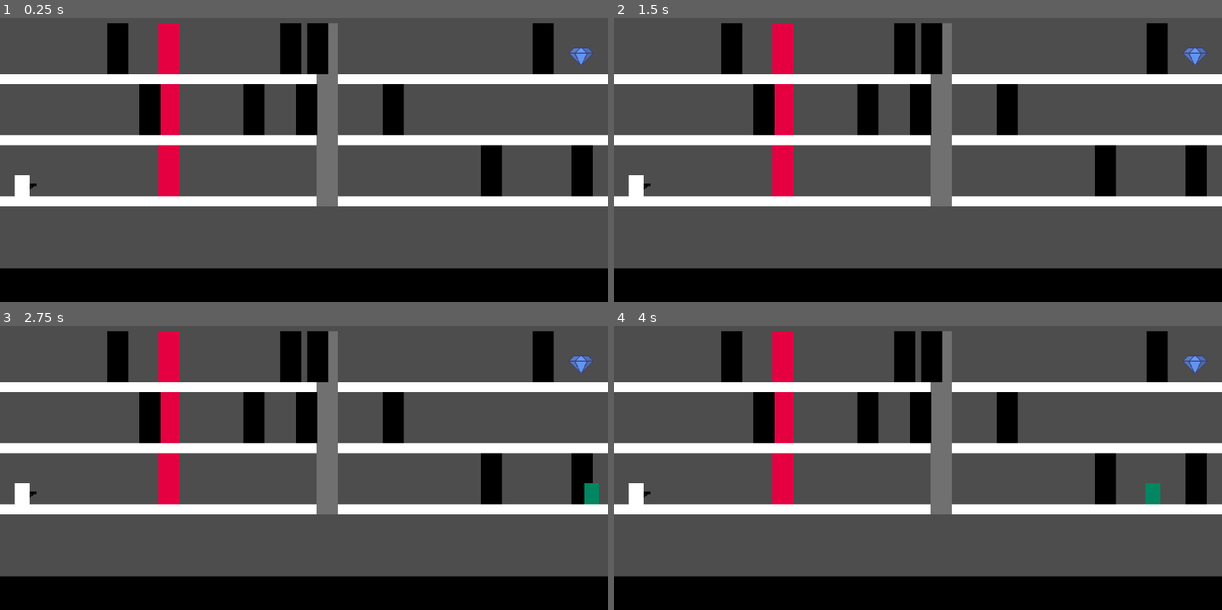
Above: before the commit, frames 1-4 (two rows, left to right).
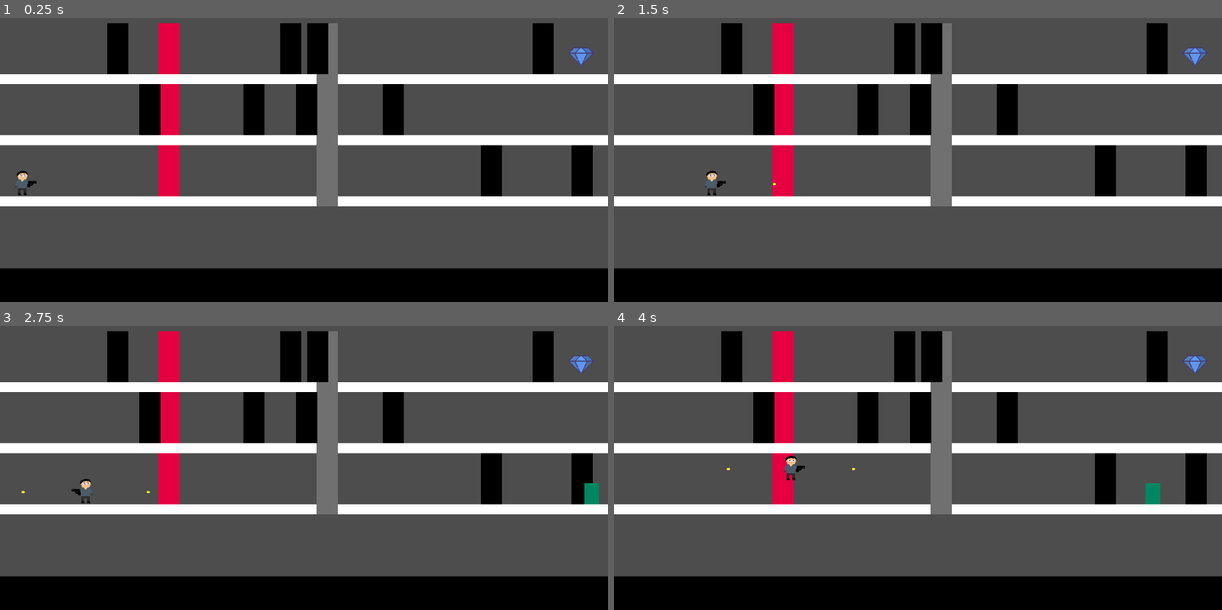
Above: after the commit, the same moments.

Repository: Colonelpanic0/Heist
Game: Godot game, scene res://Scenes/playablenew.tscn
The game is run twice, just before and just after one commit, with the same random seed, the same clock (stepped at 60 frames per second) and the same inputs.
Inputs:
- Up to frame 1 (0.25 s): no input
- Up to frame 2 (1.5 s): tap Enter at 0.5 s; hold D (Right) from 0.53 s (still down); tap 2 (Fire) at 0.6 s; tap 1 (Jump) at 0.77 s; tap Space (Start) at 1.35 s
- Up to frame 3 (2.75 s): tap 1 (Jump) at 1.52 s; release D (Right) at 2.03 s; hold A (Left) from 2.03 s (still down); tap 2 (Fire) at 2.1 s
- Up to frame 4 (4 s): release A (Left) at 2.78 s; hold D (Right) from 2.78 s (still down); tap Space (Start) at 2.85 s; tap 1 (Jump) at 3.02, 3.77 s; tap 2 (Fire) at 3.6 s

The runs differ from the first frame. In frame 1, 0.2% of the frame differs, in the area x 2-7%, y 53-63%; in frame 2, 0.3%; in frame 3, 0.3%; in frame 4, 0.4%, in the area x 2-40%, y 45-63%.
Error before the commit: Invalid assignment of property or key 'flip_h' with value of type 'bool' on a base object of type 'Nil'. (res://Scripts/player.gd:27)

Commit message:
Player Sprite
Added player sprite to player scene

Diff:
--- a/heist/Scenes/Player.tscn
+++ b/heist/Scenes/Player.tscn
@@ -1,25 +1,33 @@
-[gd_scene load_steps=5 format=3 uid="uid://cp2fklmpdt0mk"]
+[gd_scene load_steps=7 format=3 uid="uid://cp2fklmpdt0mk"]
 
 [ext_resource type="Script" uid="uid://bslnuks1opjgj" path="res://Scripts/player.gd" id="1_kyqiw"]
-[ext_resource type="Texture2D" uid="uid://cpsiylfyr8530" path="res://Sprites/gun.png" id="2_kyqiw"]
-[ext_resource type="Script" uid="uid://5a7qlu56fkyl" path="res://Scripts/Gun.gd" id="3_gntrk"]
+[ext_resource type="SpriteFrames" uid="uid://c1t0i077cccij" path="res://Sprites/Player/Default/Player_Default_Animation.tres" id="2_5ixxa"]
+[ext_resource type="Texture2D" uid="uid://cpsiylfyr8530" path="res://Sprites/GUN.png" id="2_kyqiw"]
+[ext_resource type="Script" uid="uid://5a7qlu56fkyl" path="res://Scripts/GUN.gd" id="3_gntrk"]
+[ext_resource type="PackedScene" uid="uid://dm4g5rmvjoln" path="res://Scenes/Bullet.tscn" id="5_nn08x"]
 
 [sub_resource type="RectangleShape2D" id="RectangleShape2D_rpqav"]
-size = Vector2(28, 40)
+size = Vector2(30, 50)
 
-[node name="Player" type="CharacterBody2D"]
+[node name="Player" type="CharacterBody2D" node_paths=PackedStringArray("GUN")]
 collision_mask = 19
 script = ExtResource("1_kyqiw")
+GUN = NodePath("GUN")
+POS_L = Vector2(-4, 27)
+POS_R = Vector2(33, 27)
 
-[node name="Sprite2D" type="Sprite2D" parent="."]
-position = Vector2(33, 22)
+[node name="AnimatedSprite2D" type="AnimatedSprite2D" parent="."]
+position = Vector2(14, 24)
+sprite_frames = ExtResource("2_5ixxa")
+
+[node name="CollisionShape2D" type="CollisionShape2D" parent="."]
+position = Vector2(15, 25)
+shape = SubResource("RectangleShape2D_rpqav")
+
+[node name="GUN" type="Sprite2D" parent="." node_paths=PackedStringArray("player")]
+position = Vector2(33, 27)
+rotation = -6.2831855
 texture = ExtResource("2_kyqiw")
 script = ExtResource("3_gntrk")
-
-[node name="ColorRect" type="ColorRect" parent="."]
-offset_right = 28.0
-offset_bottom = 40.0
-
-[node name="CollisionShape2D" type="CollisionShape2D" parent="."]
-position = Vector2(14, 20)
-shape = SubResource("RectangleShape2D_rpqav")
+player = NodePath("..")
+bullet_prefab = ExtResource("5_nn08x")
--- a/heist/Scripts/player.gd
+++ b/heist/Scripts/player.gd
@@ -4,8 +4,8 @@
 
 const SPEED = 150.0
 const JUMP_VELOCITY = -300.0
-const POS_L = Vector2(-20,5)
-const POS_R = Vector2(20,5)
+@export var POS_L = Vector2(-20,5)
+@export var POS_R = Vector2(20,5)
 @export var looking = 1
 
 func _physics_process(delta: float) -> void:
@@ -24,11 +24,13 @@
 		velocity.x = direction * SPEED
 		if direction >= 1:
 			looking = 1
+			playerSprite.flip_h = false
 			GUN.flip_h = false
 			GUN.position.x = POS_R.x
 
 		elif direction <= -1:
 			looking = -1
+			playerSprite.flip_h = false
 			GUN.flip_h = true
 			GUN.position.x = POS_L.x
 
